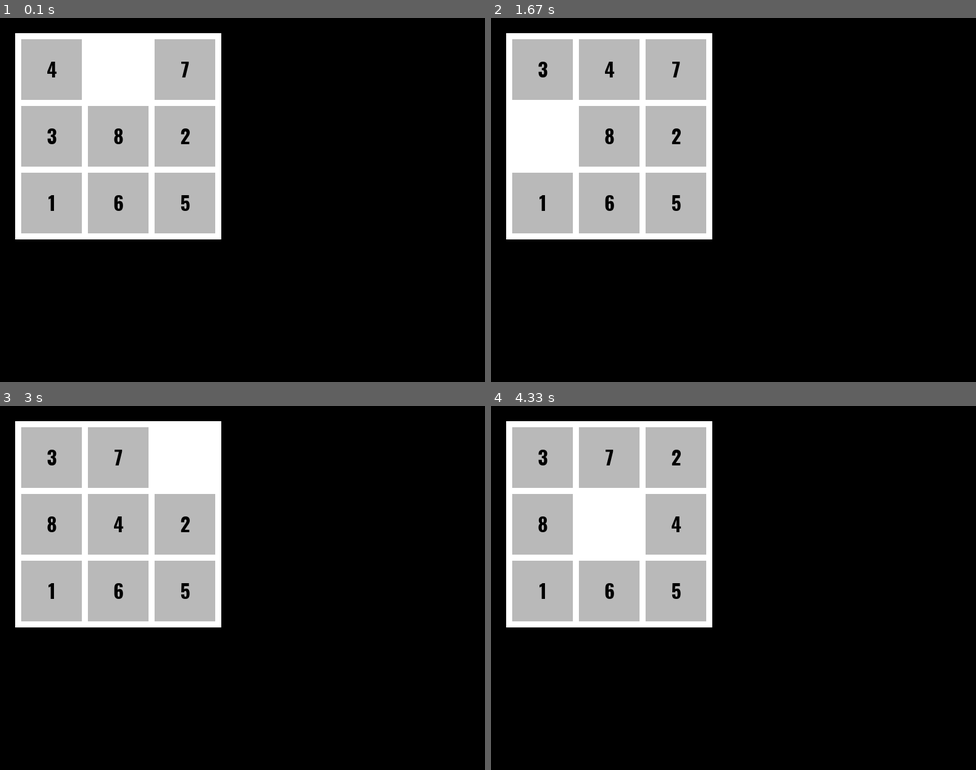
Above: before the commit, frames 1-4 (two rows, left to right).
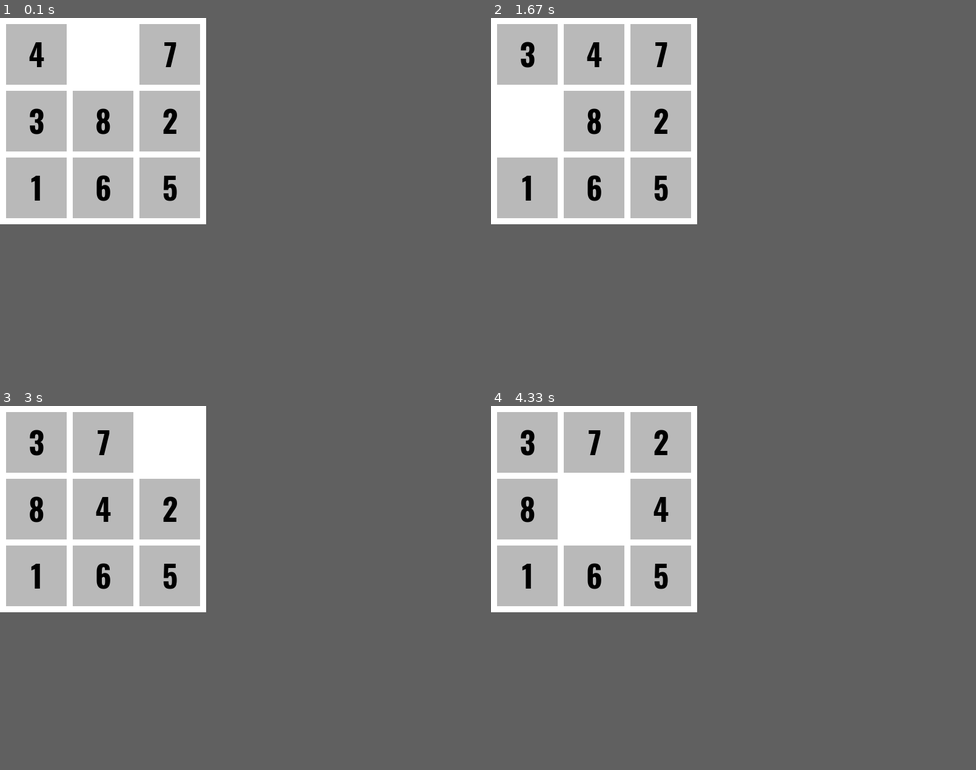
Above: after the commit, the same moments.

Repository: jiricodes/pygame_tests
Game: pygame game, started from n_puzzle/npuzzle.py
The game is run twice, just before and just after one commit, with the same random seed, the same clock (stepped at 60 frames per second) and the same inputs.
Inputs:
- Up to frame 1 (0.1 s): no input
- Up to frame 2 (1.67 s): hold Right 0.33-0.8 s; hold Up 0.83-1.13 s
- Up to frame 3 (3 s): hold Left 1.67-2.2 s; hold Down 2.23-2.53 s; hold Left 2.57-2.97 s
- Up to frame 4 (4.33 s): hold Up 3-3.37 s; hold Right 3.4-4.03 s; hold Down from 4.07 s (still down)
In our replay, the window is 800x600 before the commit and 340x340 after it. These sizes can differ from the game's own. Grey fills any space a smaller window leaves; there, only what the larger window draws over its background counts as a difference.

The runs differ from the first frame. In frame 1, 15% of the frame differs, in the area x 0-46%, y 0-61%; in frame 2, 15%; in frame 3, 15%; in frame 4, 15%.

Commit message:
update puzzle
puzzle window size adjusted based on amount of tiles up to 9x9 the tile is fixed 100px square, larger puzzles scale down so they fit 1000px square window

Diff:
--- a/n_puzzle/npuzzle.py
+++ b/n_puzzle/npuzzle.py
@@ -3,10 +3,10 @@
 from random import shuffle
 
 class PuzzleBoard():
-	def __init__(self, n):
-		self.out_margin = 25
-		self.tile_size = 100
-		self.border_size = 10
+	def __init__(self, n, t_size):
+		self.out_margin = 0
+		self.tile_size = t_size
+		self.border_size = int(self.tile_size / 10)
 		self.n = n
 		self.size = self.n * self.tile_size + (self.n + 1) * self. border_size
 		self.bg_draw_position = [self.out_margin, self.out_margin, self.size, self.size]
@@ -18,7 +18,11 @@
 		print(self.tiles)
 		self.bg_color = (255, 255, 255)
 		self.tile_color = (185, 185, 185)
-		self.tile_font = pg.font.Font('resources/font1.ttf', 32)
+		if self.n ** 2 > 999:
+			fontsize = int(self.tile_size / 3)
+		else:
+			fontsize = int(self.tile_size / 2)
+		self.tile_font = pg.font.Font('resources/font1.ttf', fontsize)
 		self.tile_text_color = (0, 0, 0)
 
 	def shuffle_tiles(self):
@@ -94,13 +98,17 @@
 		n = int(sys.argv[1])
 	else:
 		n = 3
+	if n < 10:
+		t_size = 100
+	else:
+		t_size = int(1000 / (n + int((n + 1) / 10)))
 	pg.init()
-	win_width = 800
-	win_height = 600
+	win_width = n * t_size + (n + 1) * int(t_size / 10)
+	win_height = n * t_size + (n + 1) * int(t_size / 10)
 	root = pg.display.set_mode((win_width, win_height))
-	pg.display.set_caption("N-Puzzle")
+	pg.display.set_caption("N-Puzzle by jiricodes")
 	gameon = True
-	puzzle = PuzzleBoard(n)
+	puzzle = PuzzleBoard(n, t_size)
 	while gameon:
 		for event in pg.event.get():
 			if event.type == pg.QUIT:
